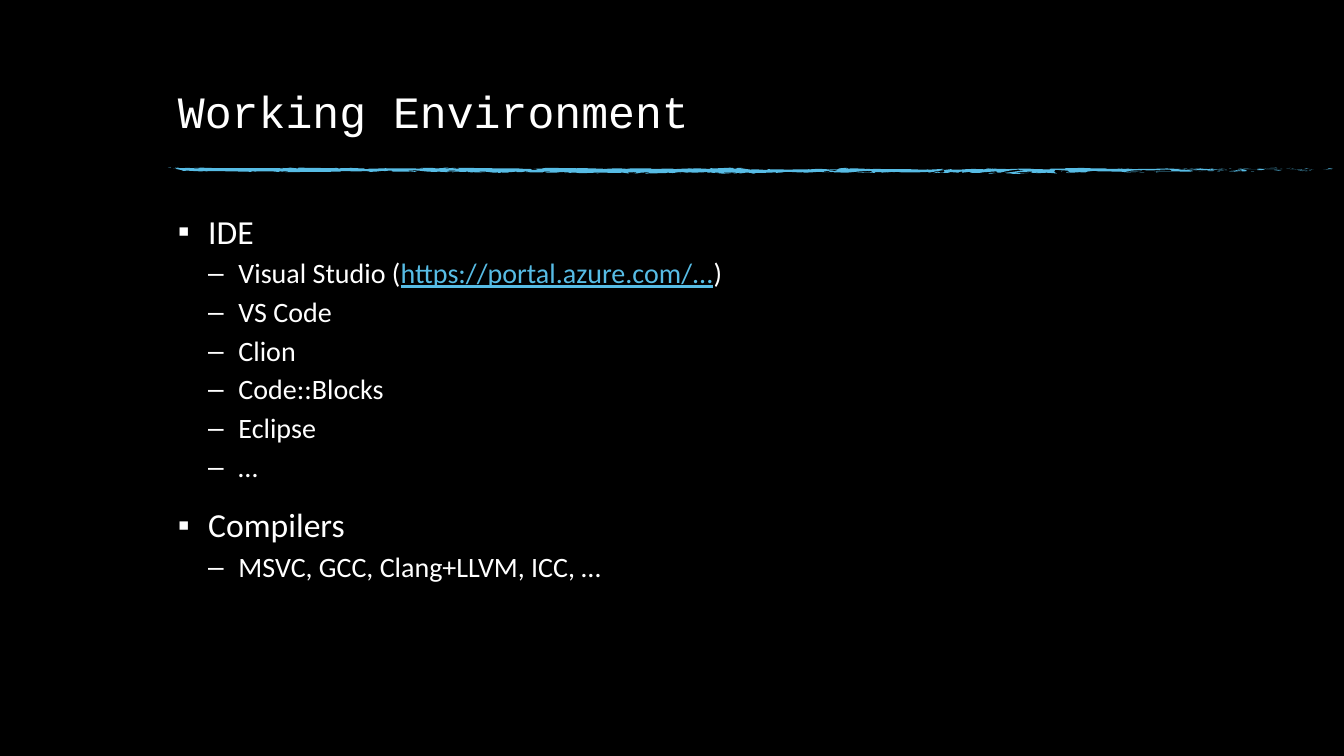
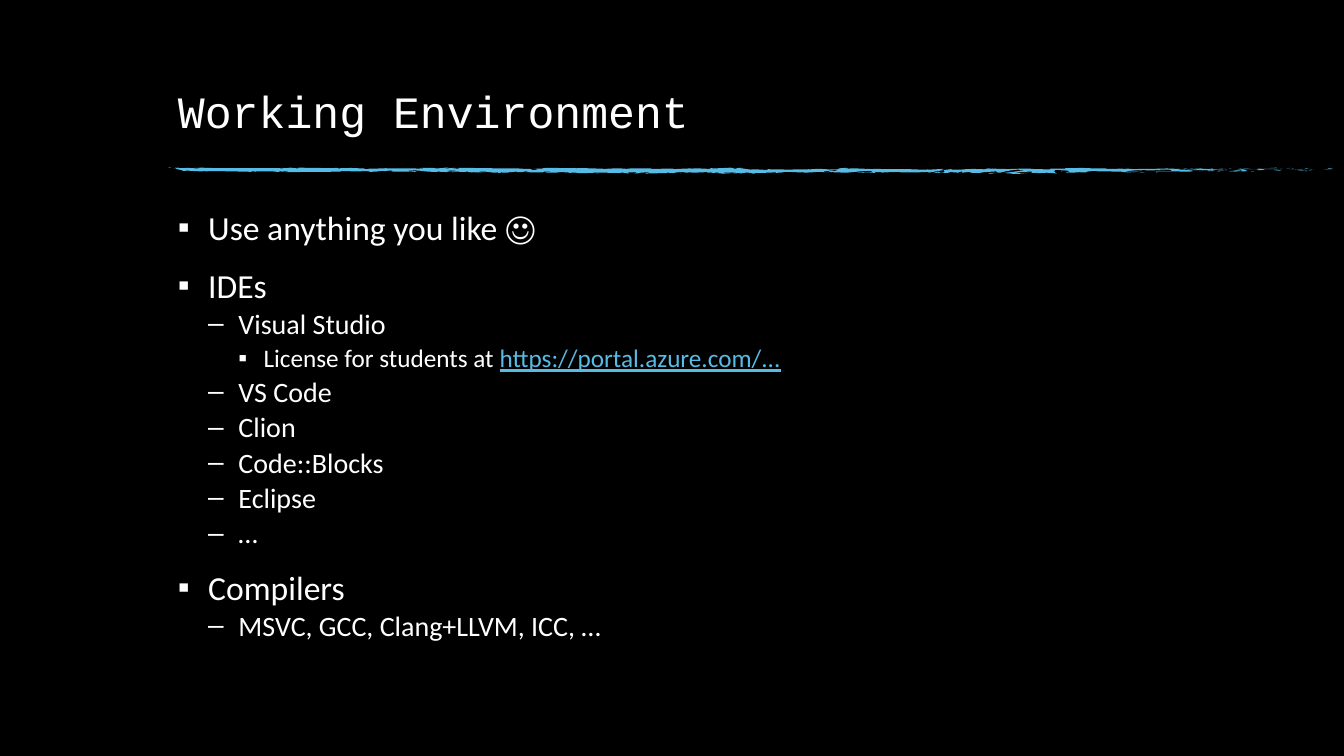
Before and after one commit to fan1x/fan1x.github.io, a slide deck: slide 7 of data/2021-22/cpp/ex01.pptx (slide 6 before the commit). Drawn at 1344x756 pixels with LibreOffice and Linux fonts; fonts in the diff are those of the drawing; background and template pictures are left out. Boxes give left, top, right and bottom in pixels: in the first picture for what was removed or moved away, otherwise in the second. Text is boxed around its words. In the diff, an @@ line names an element or a change of style, - is before the commit and + after.

```diff
--- a/data/2021-22/cpp/ex01.pptx
+++ b/data/2021-22/cpp/ex01.pptx
@@ text at (208, 216, 781, 372): text changed; size 20 to 18 pt; text colour #57BCE5 to #FFFFFF @@
-▪ IDE
-  – Visual Studio (https://portal.azure.com/...)
+▪ Use anything you like ☺
+▪ IDEs
+  – Visual Studio
+    ▪ License for students at https://portal.azure.com/...
@@ text at (208, 382, 575, 641): line spacing 0.9 to 0.8 @@
```
Also in this commit, not shown: 7 other slides changed, 1 slide added, 1 other file.
